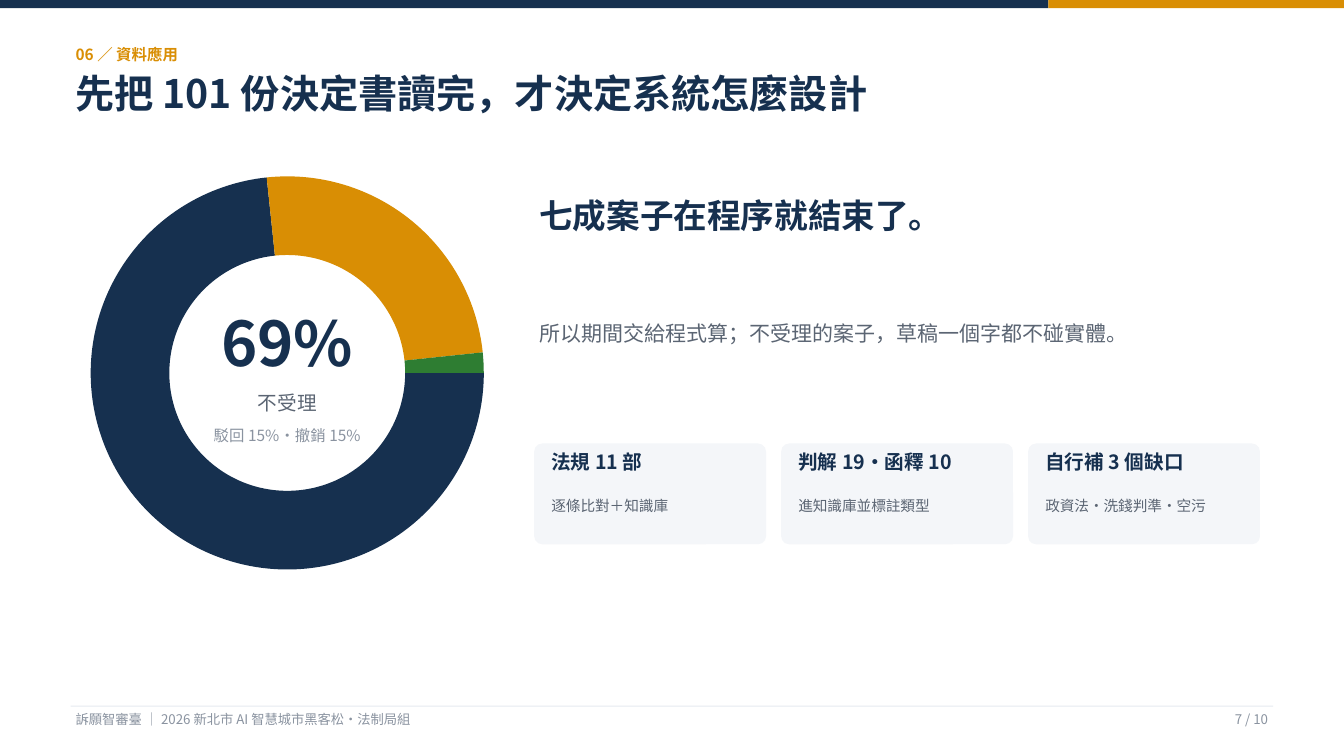
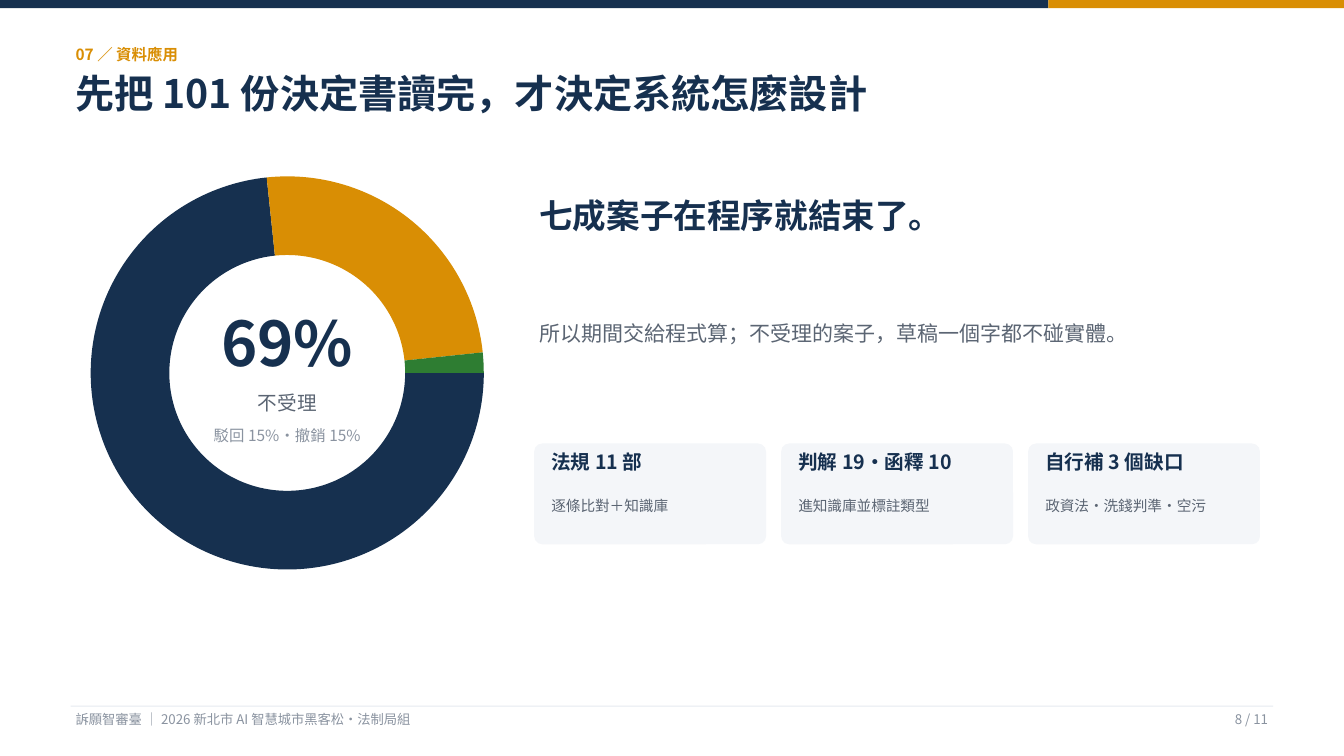
Before and after one commit to KevinMursh/hackathon_wisxxxx, a slide deck: slide 8 of docs/提案/提案簡報-訴願智審臺.pptx (slide 7 before the commit). Drawn at 1344x756 pixels with LibreOffice and Linux fonts; fonts in the diff are those of the drawing. Boxes give left, top, right and bottom in pixels: in the first picture for what was removed or moved away, otherwise in the second. Text is boxed around its words. In the diff, an @@ line names an element or a change of style, - is before the commit and + after.

```diff
--- a/docs/提案/提案簡報-訴願智審臺.pptx
+++ b/docs/提案/提案簡報-訴願智審臺.pptx
@@ text at [76,47,178,62]: text changed @@
-06 ／ 資料應用
+07 ／ 資料應用
@@ text at [1235,714,1268,724]: text changed @@
-7 / 10
+8 / 11
```
Also in this commit, not shown: 7 other slides changed, 1 slide added, 2 other files.
